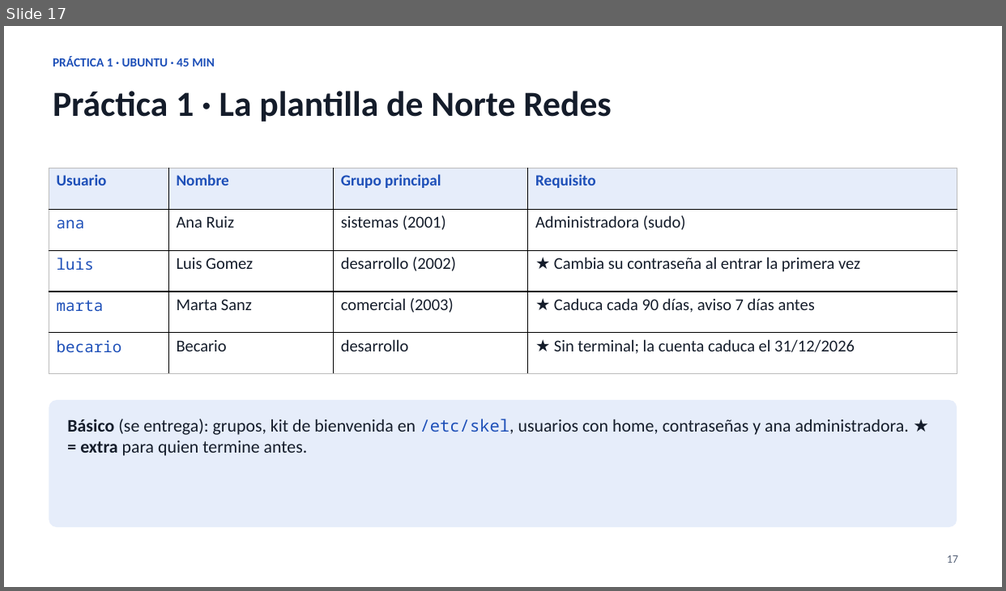
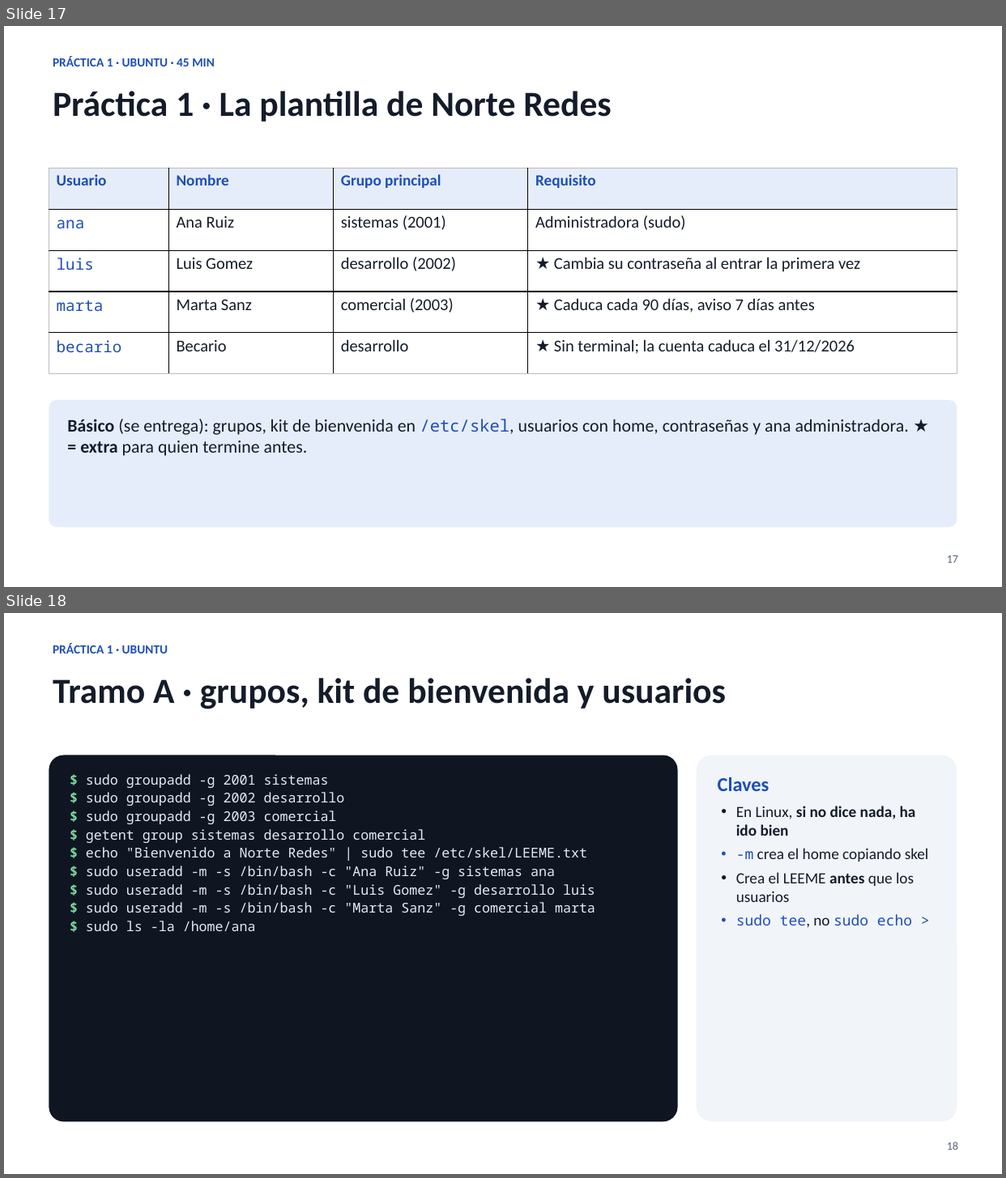
Before and after one commit to keespootes-cloud/norte-redes-lab, a slide deck: presentacion/Norte_Redes_UF2_Administracion_software_base.pptx. Shown one above the other, each under a label of ours: slide 17 before the commit, slides 17 and 18 after it. The pictures are 1006x591 and 1006x1178 pixels, drawn with LibreOffice and Linux fonts; fonts in the diff are those of the drawing. Boxes give left, top, right and bottom in pixels: in the first picture for what was removed or moved away, otherwise in the second. Text is boxed around its words. In the diff, an @@ line names an element or a change of style, - is before the commit and + after.

```diff
--- a/presentacion/Norte_Redes_UF2_Administracion_software_base.pptx
+++ b/presentacion/Norte_Redes_UF2_Administracion_software_base.pptx
@@ slide 18 added at [4,613,1002,1174], background #FFFFFF @@
@@ text added at [53,643,168,653], 12 pt, text #1D4FB8, bold @@
+PRÁCTICA 1 · UBUNTU
@@ text added at [53,678,726,709], 34 pt, text #141C2A, bold @@
+Tramo A · grupos, kit de bienvenida y usuarios
@@ rounded rectangle added at [49,756,678,1122], fill #0F1622, 13 pt, text #E3EAF4 @@
+$ sudo groupadd -g 2001 sistemas
+$ sudo groupadd -g 2002 desarrollo
+$ sudo groupadd -g 2003 comercial
+$ getent group sistemas desarrollo comercial
+$ echo "Bienvenido a Norte Redes" | sudo tee /etc/skel/LEEME.txt
+$ sudo useradd -m -s /bin/bash -c "Ana Ruiz" -g sistemas ana
+$ sudo useradd -m -s /bin/bash -c "Luis Gomez" -g desarrollo luis
+$ sudo useradd -m -s /bin/bash -c "Marta Sanz" -g comercial marta
+$ sudo ls -la /home/ana
@@ rounded rectangle added at [697,756,957,1122], fill #F1F4F9, 15 pt, text #141C2A @@
+Claves
+• En Linux, si no dice nada, ha ido bien
+• -m crea el home copiando skel
+• Crea el LEEME antes que los usuarios
+• sudo tee, no sudo echo >
@@ text added at [947,1142,958,1150], 11 pt, text #566278 @@
+18
```
Also in this commit, not shown: 18 slides changed, 5 other slides added, 1 slide removed, 4 other files.
